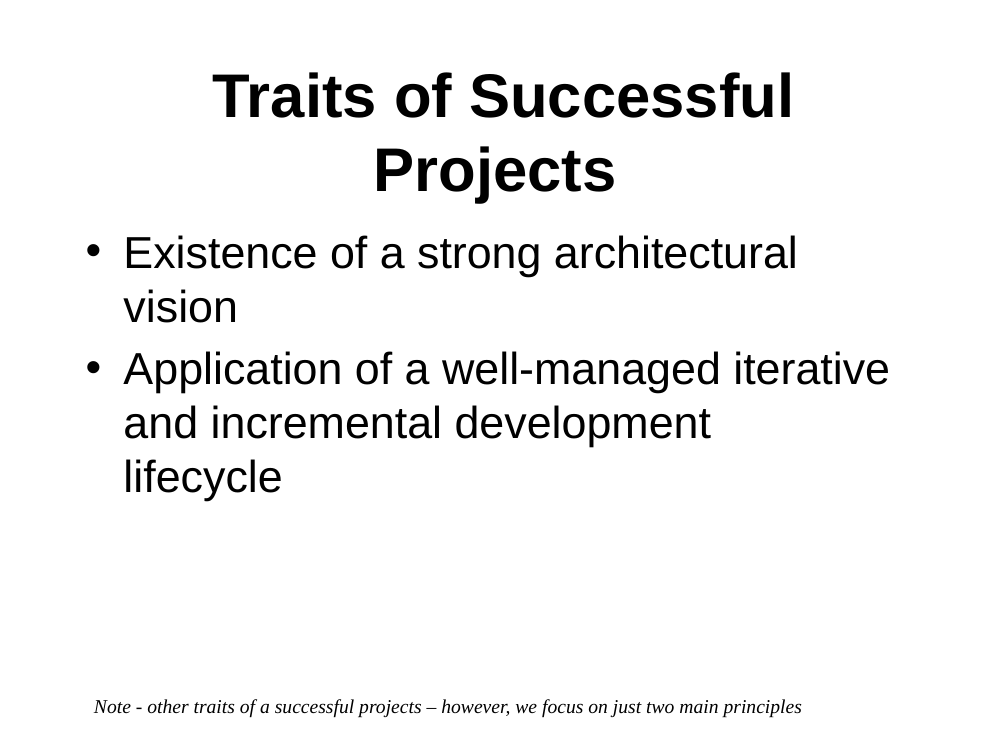
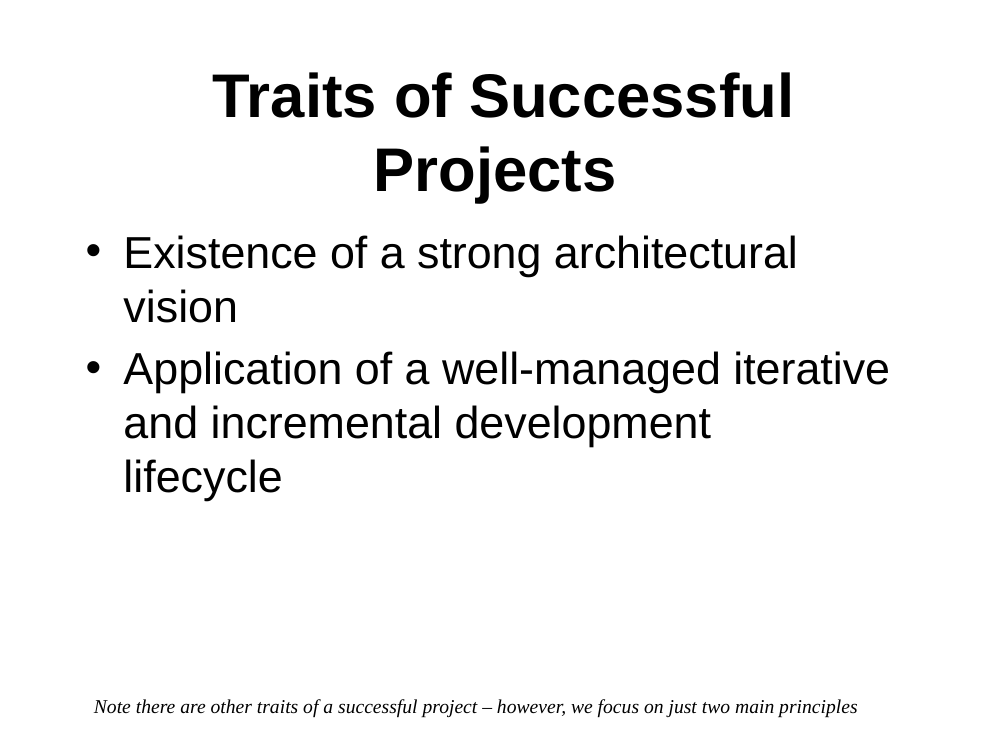
Before and after one commit to octaviordz/zjnu2017.github.io, a slide deck: slide 17 of OOAD/lectures/080--Processes.pptx. Drawn at 1008x756 pixels with LibreOffice and Linux fonts; fonts in the diff are those of the drawing. Boxes give left, top, right and bottom in pixels: in the first picture for what was removed or moved away, otherwise in the second. Text is boxed around its words. In the diff, an @@ line names an element or a change of style, - is before the commit and + after.

Commit message:
Update slides.

```diff
--- a/OOAD/lectures/080--Processes.pptx
+++ b/OOAD/lectures/080--Processes.pptx
@@ text at (x1=94, y1=699, x2=857, y2=718): text changed @@
-Note - other traits of a successful projects – however, we focus on just two main principles
+Note there are other traits of a successful project – however, we focus on just two main principles
```
Also in this commit, not shown: 3 other slides changed, 1 other file.
